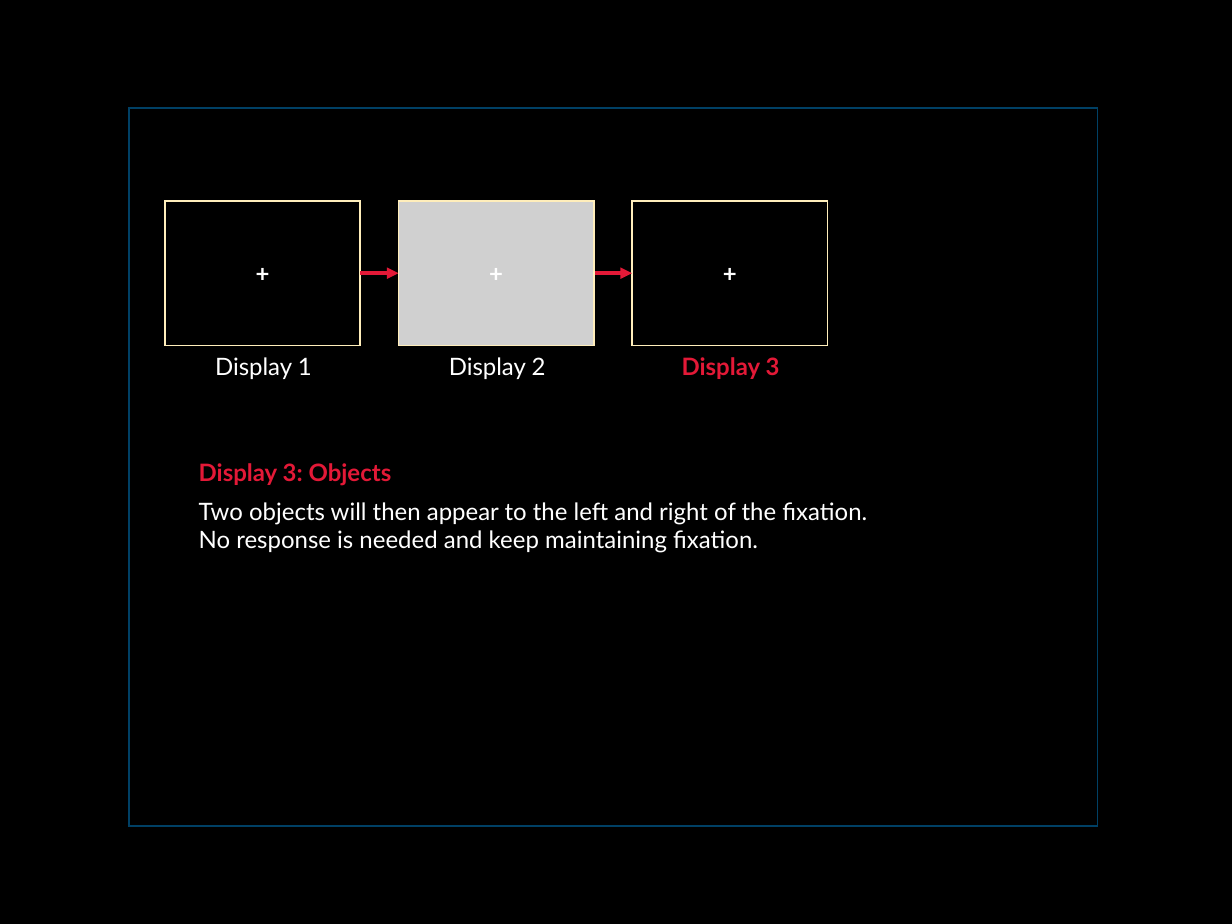
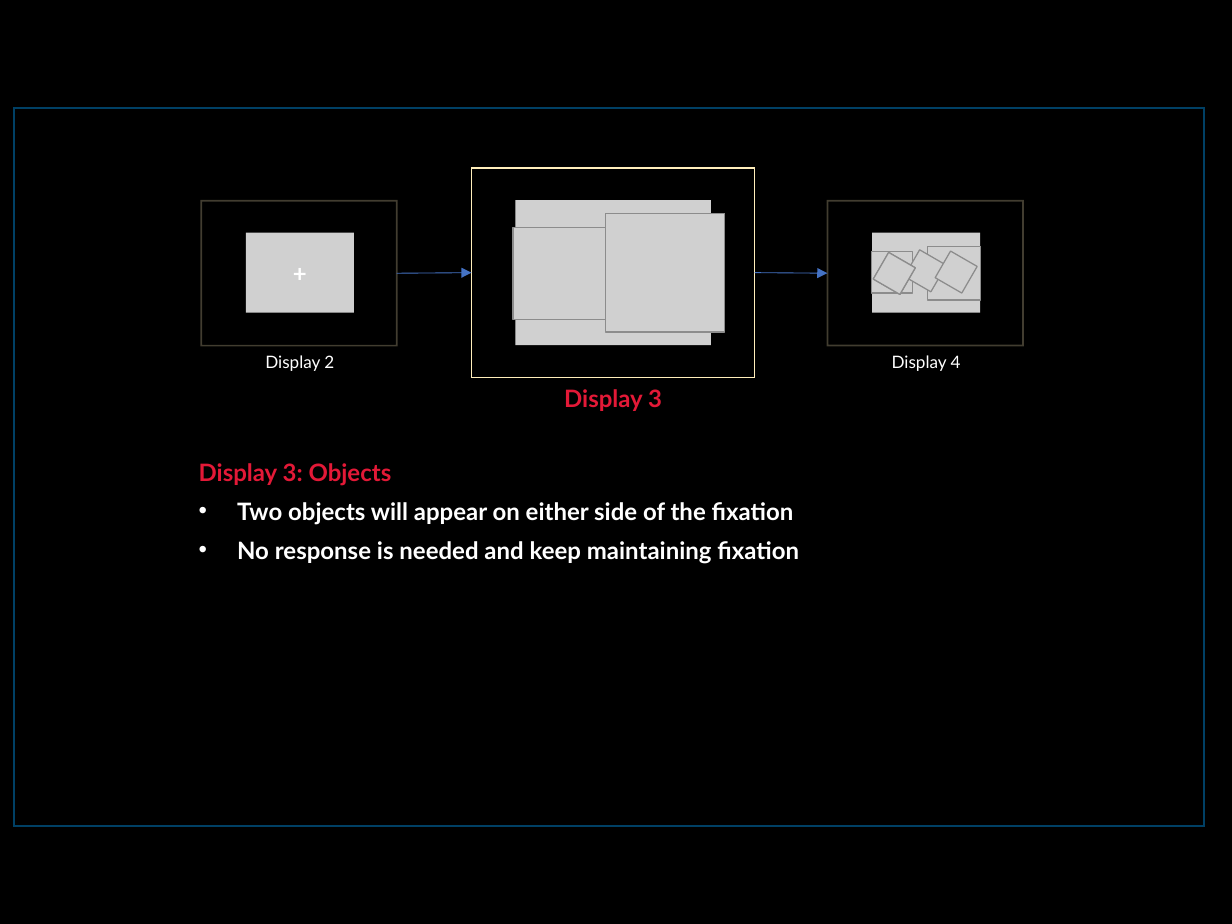
Before and after one commit to josephnah/semantic-scenes_objects_mTurk, a slide deck: slide 4 of static/instructions.pptx. Drawn at 1232x924 pixels with LibreOffice and Linux fonts; fonts in the diff are those of the drawing; grey boxes stand for pictures. Boxes give left, top, right and bottom in pixels: in the first picture for what was removed or moved away, otherwise in the second. Text is boxed around its words. In the diff, an @@ line names an element or a change of style, - is before the commit and + after.

```diff
--- a/static/instructions.pptx
+++ b/static/instructions.pptx
@@ rectangle: place and size @@
-rectangle at <box>129,108,1098,827</box>
+rectangle at <box>15,108,1205,827</box>
@@ rectangle at <box>15,108,1205,827</box>: fill none to #000000 @@
@@ rectangle "+": place and size @@
-rectangle "+" at <box>632,201,828,346</box>
+rectangle "+" at <box>472,168,755,377</box>
@@ rectangle "+": place and size @@
-rectangle "+" at <box>165,201,361,346</box>
+rectangle "+" at <box>201,201,397,346</box>
@@ picture "+": place and size @@
-picture "+" at <box>398,201,594,346</box>
+picture "+" at <box>515,201,711,346</box>
@@ rectangle added at <box>828,201,1024,346</box>, outline #FFEEBB 1 pt, 14 pt, text #FFFFFF, bold @@
++
@@ picture added at <box>245,233,354,313</box>, 14 pt, text #FFFFFF, bold @@
++
@@ picture added at <box>514,228,606,320</box> @@
@@ picture added at <box>606,213,724,331</box> @@
@@ picture added at <box>872,233,981,313</box>, 14 pt, text #FFFFFF, bold @@
++
@@ picture added at <box>871,251,913,293</box> @@
@@ group added at <box>873,249,978,294</box>: 4 pictures @@
@@ picture added at <box>928,246,982,301</box> @@
@@ arrow moved from (361, 274) - (398, 274) to (397, 274) - (472, 272) @@
@@ arrow (397, 274) - (472, 272): stroke #E31937 2.25 pt to #4472C4 0.5 pt @@
@@ arrow removed from (594, 274) to (632, 274) @@
@@ arrow added from (755, 272) to (828, 274), #4472C4 0.5 pt @@
@@ text "Display 2": place and size @@
-text "Display 2" at <box>449,357,546,379</box>
+text "Display 2" at <box>265,355,334,371</box>
@@ text "Display 2" at <box>265,355,334,371</box>: size 14 to 10 pt @@
@@ text removed at <box>215,357,312,379</box> @@
-Display 1
@@ text added at <box>892,355,961,371</box>, 10 pt, text #FFFFFF @@
+Display 4
@@ text "Display 3": place and size @@
-text "Display 3" at <box>682,357,780,379</box>
+text "Display 3" at <box>564,389,662,411</box>
@@ text at <box>237,502,799,564</box>: text changed; bold on @@
-Two objects will then appear to the left and right of the fixation.
-No response is needed and keep maintaining fixation.
+• Two objects will appear on either side of the fixation
+• No response is needed and keep maintaining fixation
```
Also in this commit, not shown: 3 other slides changed, 3 slides added, 8 slides removed.
